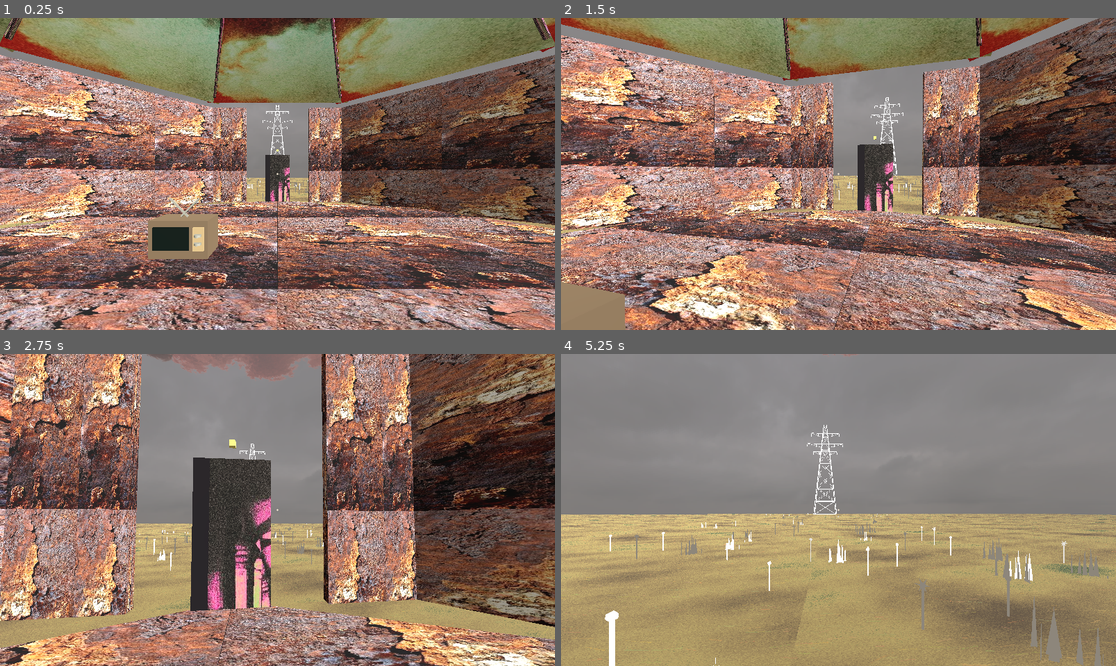
Above: before the commit, frames 1-4 (two rows, left to right).
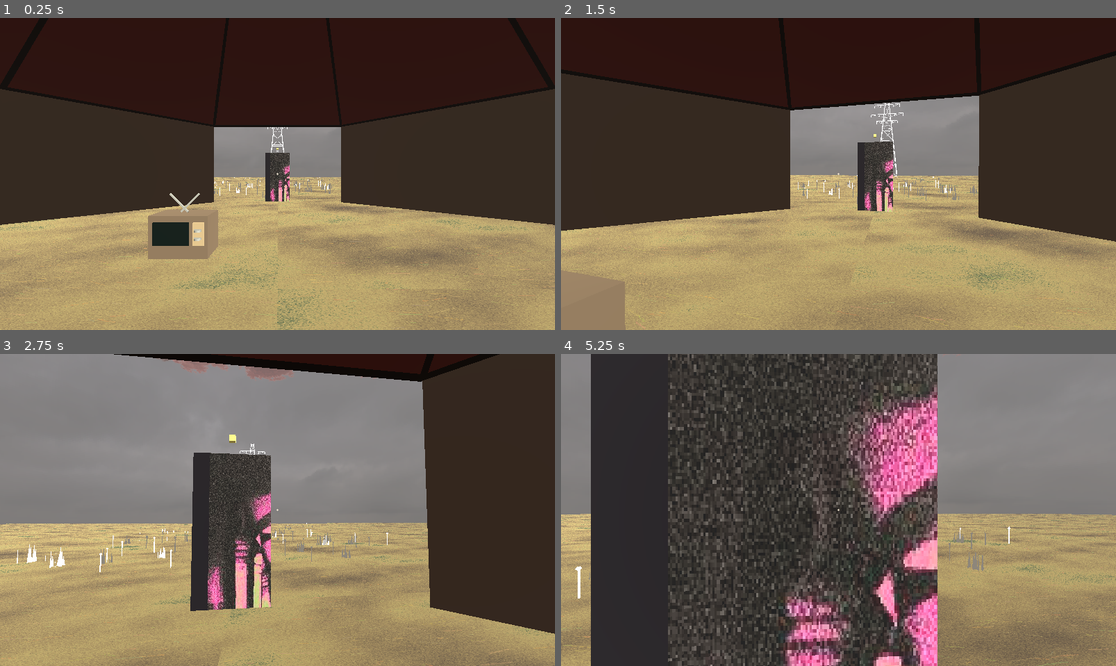
Above: after the commit, the same moments.

Repository: shalinivan9669/retro_journal_proto
Game: Godot game, scene res://scenes/Main.tscn
The game is run twice, just before and just after one commit, with the same random seed, the same clock (stepped at 60 frames per second) and the same inputs.
Inputs (mouse positions are in pixels of both pictures, inside the frame that each line leads up to):
- Up to frame 1 (0.25 s): no input
- Up to frame 2 (1.5 s): tap Enter at 0.5 s; move the mouse to (866, 174) at 0.52 s; hold W from 0.53 s (still down); tap R at 0.6 s; move the mouse to (810, 174) at 1.27 s; tap E at 1.35 s
- Up to frame 3 (2.75 s): keep holding W; move the mouse to (288, 503) at 2.02 s; tap R at 2.1 s
- Up to frame 4 (5.25 s): keep holding W; move the mouse to (832, 516) at 2.77 s; tap E at 2.85, 4.35 s; move the mouse to (877, 513) at 3.52 s; tap R at 3.6, 5.1 s; move the mouse to (794, 506) at 4.27 s; move the mouse to (844, 510) at 5.02 s

The runs differ from the first frame. In frame 1, 88% of the frame differs, in the area x 0-100%, y 0-100%; in frame 2, 85%; in frame 3, 67%; in frame 4, 68%.

Commit message:
Add yurt model, materials and scene updates
Add a low-poly yurt asset (clean_lowpoly_yurt_with_open_shanyrak) in GLB and OBJ formats with accompanying MTL, texture (material_0.png) and Godot .import metadata. Add Godot material resources (mat_yurt_roof.tres, mat_yurt_wall.tres, mat_yurt_wood_dark.tres) and a CLEAN_YURT_REPLACEMENT doc. Update docs/START_TEXTURED_PROTOTYPE.txt and scenes/Main.tscn to integrate or reference the new asset.

Diff:
--- /dev/null
+++ b/materials/mat_yurt_roof.tres
@@ -0,0 +1,6 @@
+[gd_resource type="StandardMaterial3D" format=3]
+
+[resource]
+albedo_color = Color(0.32, 0.12, 0.1, 1)
+metallic = 0.0
+roughness = 0.94
--- /dev/null
+++ b/materials/mat_yurt_wall.tres
@@ -0,0 +1,6 @@
+[gd_resource type="StandardMaterial3D" format=3]
+
+[resource]
+albedo_color = Color(0.38, 0.31, 0.27, 1)
+metallic = 0.0
+roughness = 0.92
--- /dev/null
+++ b/materials/mat_yurt_wood_dark.tres
@@ -0,0 +1,6 @@
+[gd_resource type="StandardMaterial3D" format=3]
+
+[resource]
+albedo_color = Color(0.09, 0.055, 0.035, 1)
+metallic = 0.0
+roughness = 0.86
--- a/scenes/Main.tscn
+++ b/scenes/Main.tscn
@@ -13,6 +13,10 @@
 [ext_resource type="Material" path="res://materials/mat_memory_painting.tres" id="11_memory_mat"]
 [ext_resource type="Script" path="res://scripts/steppe_environment_builder.gd" id="12_steppe_builder"]
 [ext_resource type="Script" path="res://scripts/sky_clouds_controller.gd" id="13_cloud_controller"]
+[ext_resource type="PackedScene" path="res://assets/models/yurt/clean_lowpoly_yurt_with_open_shanyrak.glb" id="14_clean_yurt"]
+[ext_resource type="Material" path="res://materials/mat_yurt_wall.tres" id="15_yurt_wall"]
+[ext_resource type="Material" path="res://materials/mat_yurt_roof.tres" id="16_yurt_roof"]
+[ext_resource type="Material" path="res://materials/mat_yurt_wood_dark.tres" id="17_yurt_wood"]
 
 [sub_resource type="Environment" id="Environment_room"]
 background_mode = 1
@@ -67,6 +71,18 @@
 [sub_resource type="BoxMesh" id="BoxMesh_memory_painting"]
 size = Vector3(3.4, 2.8, 0.06)
 
+[sub_resource type="BoxShape3D" id="BoxShape3D_yurt_floor_collision"]
+size = Vector3(20, 0.08, 20)
+
+[sub_resource type="BoxShape3D" id="BoxShape3D_yurt_wall_collision"]
+size = Vector3(7.75, 4.7, 0.34)
+
+[sub_resource type="BoxShape3D" id="BoxShape3D_yurt_entrance_side_collision"]
+size = Vector3(1.95, 4.7, 0.34)
+
+[sub_resource type="BoxShape3D" id="BoxShape3D_yurt_entrance_top_collision"]
+size = Vector3(4.4, 1.6, 0.34)
+
 [node name="Main" type="Node3D"]
 
 [node name="WorldEnvironment" type="WorldEnvironment" parent="."]
@@ -89,8 +105,211 @@
 cloud_dark_path = NodePath("../SteppeEnvironment/CloudLayerDarkAshRed")
 cloud_rose_path = NodePath("../SteppeEnvironment/CloudLayerRoseAshRed")
 
-[node name="Room" type="Node3D" parent="."]
-script = ExtResource("9_yurt_builder")
+[node name="OldBrokenYurt_Disabled" type="Node3D" parent="."]
+visible = false
+
+[node name="CleanYurt" parent="." instance=ExtResource("14_clean_yurt")]
+transform = Transform3D(-1, 0, -0.0000000874228, 0, 1, 0, 0.0000000874228, 0, -1, 0, 0, 0)
+
+[node name="YurtOctagonFloor" parent="CleanYurt/world" index="0"]
+surface_material_override/0 = ExtResource("15_yurt_wall")
+
+[node name="YurtWall_Entrance_LeftJamb" parent="CleanYurt/world" index="1"]
+surface_material_override/0 = ExtResource("15_yurt_wall")
+
+[node name="YurtWall_Entrance_RightJamb" parent="CleanYurt/world" index="2"]
+surface_material_override/0 = ExtResource("15_yurt_wall")
+
+[node name="YurtWall_Entrance_TopLintel" parent="CleanYurt/world" index="3"]
+surface_material_override/0 = ExtResource("15_yurt_wall")
+
+[node name="YurtWall_01" parent="CleanYurt/world" index="4"]
+surface_material_override/0 = ExtResource("15_yurt_wall")
+
+[node name="YurtWall_02" parent="CleanYurt/world" index="5"]
+surface_material_override/0 = ExtResource("15_yurt_wall")
+
+[node name="YurtWall_03" parent="CleanYurt/world" index="6"]
+surface_material_override/0 = ExtResource("15_yurt_wall")
+
+[node name="YurtWall_04" parent="CleanYurt/world" index="7"]
+surface_material_override/0 = ExtResource("15_yurt_wall")
+
+[node name="YurtWall_05" parent="CleanYurt/world" index="8"]
+surface_material_override/0 = ExtResource("15_yurt_wall")
+
+[node name="YurtWall_06" parent="CleanYurt/world" index="9"]
+surface_material_override/0 = ExtResource("15_yurt_wall")
+
+[node name="YurtWall_07" parent="CleanYurt/world" index="10"]
+surface_material_override/0 = ExtResource("15_yurt_wall")
+
+[node name="YurtRoofSegment_00" parent="CleanYurt/world" index="11"]
+surface_material_override/0 = ExtResource("16_yurt_roof")
+
+[node name="YurtRoofSegment_01" parent="CleanYurt/world" index="12"]
+surface_material_override/0 = ExtResource("16_yurt_roof")
+
+[node name="YurtRoofSegment_02" parent="CleanYurt/world" index="13"]
+surface_material_override/0 = ExtResource("16_yurt_roof")
+
+[node name="YurtRoofSegment_03" parent="CleanYurt/world" index="14"]
+surface_material_override/0 = ExtResource("16_yurt_roof")
+
+[node name="YurtRoofSegment_04" parent="CleanYurt/world" index="15"]
+surface_material_override/0 = ExtResource("16_yurt_roof")
+
+[node name="YurtRoofSegment_05" parent="CleanYurt/world" index="16"]
+surface_material_override/0 = ExtResource("16_yurt_roof")
+
+[node name="YurtRoofSegment_06" parent="CleanYurt/world" index="17"]
+surface_material_override/0 = ExtResource("16_yurt_roof")
+
+[node name="YurtRoofSegment_07" parent="CleanYurt/world" index="18"]
+surface_material_override/0 = ExtResource("16_yurt_roof")
+
+[node name="LargeOpenShanyrakRing" parent="CleanYurt/world" index="19"]
+surface_material_override/0 = ExtResource("17_yurt_wood")
+
+[node name="RoofRadialBeam_00" parent="CleanYurt/world" index="20"]
+surface_material_override/0 = ExtResource("17_yurt_wood")
+
+[node name="RoofRadialBeam_01" parent="CleanYurt/world" index="21"]
+surface_material_override/0 = ExtResource("17_yurt_wood")
+
+[node name="RoofRadialBeam_02" parent="CleanYurt/world" index="22"]
+surface_material_override/0 = ExtResource("17_yurt_wood")
+
+[node name="RoofRadialBeam_03" parent="CleanYurt/world" index="23"]
+surface_material_override/0 = ExtResource("17_yurt_wood")
+
+[node name="RoofRadialBeam_04" parent="CleanYurt/world" index="24"]
+surface_material_override/0 = ExtResource("17_yurt_wood")
+
+[node name="RoofRadialBeam_05" parent="CleanYurt/world" index="25"]
+surface_material_override/0 = ExtResource("17_yurt_wood")
+
+[node name="RoofRadialBeam_06" parent="CleanYurt/world" index="26"]
+surface_material_override/0 = ExtResource("17_yurt_wood")
+
+[node name="RoofRadialBeam_07" parent="CleanYurt/world" index="27"]
+surface_material_override/0 = ExtResource("17_yurt_wood")
+
+[node name="ShanyrakCrossbar_00" parent="CleanYurt/world" index="28"]
+surface_material_override/0 = ExtResource("17_yurt_wood")
+
+[node name="ShanyrakCrossbar_04" parent="CleanYurt/world" index="29"]
+surface_material_override/0 = ExtResource("17_yurt_wood")
+
+[node name="ShanyrakCrossbar_08" parent="CleanYurt/world" index="30"]
+surface_material_override/0 = ExtResource("17_yurt_wood")
+
+[node name="ShanyrakCrossbar_12" parent="CleanYurt/world" index="31"]
+surface_material_override/0 = ExtResource("17_yurt_wood")
+
+[node name="ShanyrakCrossbar_16" parent="CleanYurt/world" index="32"]
+surface_material_override/0 = ExtResource("17_yurt_wood")
+
+[node name="ShanyrakCrossbar_20" parent="CleanYurt/world" index="33"]
+surface_material_override/0 = ExtResource("17_yurt_wood")
+
+[node name="ShanyrakCrossbar_24" parent="CleanYurt/world" index="34"]
+surface_material_override/0 = ExtResource("17_yurt_wood")
+
+[node name="ShanyrakCrossbar_28" parent="CleanYurt/world" index="35"]
+surface_material_override/0 = ExtResource("17_yurt_wood")
+
+[node name="TopWallBelt_00" parent="CleanYurt/world" index="36"]
+surface_material_override/0 = ExtResource("17_yurt_wood")
+
+[node name="TopWallBelt_01" parent="CleanYurt/world" index="37"]
+surface_material_override/0 = ExtResource("17_yurt_wood")
+
+[node name="TopWallBelt_02" parent="CleanYurt/world" index="38"]
+surface_material_override/0 = ExtResource("17_yurt_wood")
+
+[node name="TopWallBelt_03" parent="CleanYurt/world" index="39"]
+surface_material_override/0 = ExtResource("17_yurt_wood")
+
+[node name="TopWallBelt_04" parent="CleanYurt/world" index="40"]
+surface_material_override/0 = ExtResource("17_yurt_wood")
+
+[node name="TopWallBelt_05" parent="CleanYurt/world" index="41"]
+surface_material_override/0 = ExtResource("17_yurt_wood")
+
+[node name="TopWallBelt_06" parent="CleanYurt/world" index="42"]
+surface_material_override/0 = ExtResource("17_yurt_wood")
+
+[node name="TopWallBelt_07" parent="CleanYurt/world" index="43"]
+surface_material_override/0 = ExtResource("17_yurt_wood")
+
+[node name="YurtCollision" type="Node3D" parent="."]
+
+[node name="YurtFloorCollision" type="StaticBody3D" parent="YurtCollision"]
+
+[node name="CollisionShape3D" type="CollisionShape3D" parent="YurtCollision/YurtFloorCollision"]
+transform = Transform3D(1, 0, 0, 0, 1, 0, 0, 0, 1, 0, -0.04, 0)
+shape = SubResource("BoxShape3D_yurt_floor_collision")
+
+[node name="YurtWallCollision_01" type="StaticBody3D" parent="YurtCollision"]
+transform = Transform3D(1, 0, 0, 0, 1, 0, 0, 0, 1, 0, 2.35, 9.24)
+
+[node name="CollisionShape3D" type="CollisionShape3D" parent="YurtCollision/YurtWallCollision_01"]
+shape = SubResource("BoxShape3D_yurt_wall_collision")
+
+[node name="YurtWallCollision_02" type="StaticBody3D" parent="YurtCollision"]
+transform = Transform3D(0.707107, 0, -0.707107, 0, 1, 0, 0.707107, 0, 0.707107, -6.53, 2.35, 6.53)
+
+[node name="CollisionShape3D" type="CollisionShape3D" parent="YurtCollision/YurtWallCollision_02"]
+shape = SubResource("BoxShape3D_yurt_wall_collision")
+
+[node name="YurtWallCollision_03" type="StaticBody3D" parent="YurtCollision"]
+transform = Transform3D(0, 0, -1, 0, 1, 0, 1, 0, 0, -9.24, 2.35, 0)
+
+[node name="CollisionShape3D" type="CollisionShape3D" parent="YurtCollision/YurtWallCollision_03"]
+shape = SubResource("BoxShape3D_yurt_wall_collision")
+
+[node name="YurtWallCollision_04" type="StaticBody3D" parent="YurtCollision"]
+transform = Transform3D(-0.707107, 0, -0.707107, 0, 1, 0, 0.707107, 0, -0.707107, -6.53, 2.35, -6.53)
+
+[node name="CollisionShape3D" type="CollisionShape3D" parent="YurtCollision/YurtWallCollision_04"]
+shape = SubResource("BoxShape3D_yurt_wall_collision")
+
+[node name="YurtWallCollision_05" type="StaticBody3D" parent="YurtCollision"]
+transform = Transform3D(-1, 0, -0.0000000874228, 0, 1, 0, 0.0000000874228, 0, -1, 0, 2.35, -9.24)
+
+[node name="CollisionShape3D" type="CollisionShape3D" parent="YurtCollision/YurtWallCollision_05"]
+shape = SubResource("BoxShape3D_yurt_wall_collision")
+
+[node name="YurtWallCollision_06" type="StaticBody3D" parent="YurtCollision"]
+transform = Transform3D(-0.707107, 0, 0.707107, 0, 1, 0, -0.707107, 0, -0.707107, 6.53, 2.35, -6.53)
+
+[node name="CollisionShape3D" type="CollisionShape3D" parent="YurtCollision/YurtWallCollision_06"]
+shape = SubResource("BoxShape3D_yurt_wall_collision")
+
+[node name="YurtWallCollision_07" type="StaticBody3D" parent="YurtCollision"]
+transform = Transform3D(0, 0, 1, 0, 1, 0, -1, 0, 0, 9.24, 2.35, 0)
+
+[node name="CollisionShape3D" type="CollisionShape3D" parent="YurtCollision/YurtWallCollision_07"]
+shape = SubResource("BoxShape3D_yurt_wall_collision")
+
+[node name="YurtEntrance_LeftCollision" type="StaticBody3D" parent="YurtCollision"]
+transform = Transform3D(-1, 0, -0.0000000874228, 0, 1, 0, 0.0000000874228, 0, -1, -3.18, 2.35, -9.24)
+
+[node name="CollisionShape3D" type="CollisionShape3D" parent="YurtCollision/YurtEntrance_LeftCollision"]
+shape = SubResource("BoxShape3D_yurt_entrance_side_collision")
+
+[node name="YurtEntrance_RightCollision" type="StaticBody3D" parent="YurtCollision"]
+transform = Transform3D(-1, 0, -0.0000000874228, 0, 1, 0, 0.0000000874228, 0, -1, 3.18, 2.35, -9.24)
+
+[node name="CollisionShape3D" type="CollisionShape3D" parent="YurtCollision/YurtEntrance_RightCollision"]
+shape = SubResource("BoxShape3D_yurt_entrance_side_collision")
+
+[node name="YurtEntrance_TopCollision" type="StaticBody3D" parent="YurtCollision"]
+transform = Transform3D(-1, 0, -0.0000000874228, 0, 1, 0, 0.0000000874228, 0, -1, 0, 3.8, -9.24)
+
+[node name="CollisionShape3D" type="CollisionShape3D" parent="YurtCollision/YurtEntrance_TopCollision"]
+shape = SubResource("BoxShape3D_yurt_entrance_top_collision")
 
 [node name="InteractableTV" parent="." instance=ExtResource("2_tv")]
 transform = Transform3D(1, 0, 0, 0, 1, 0, 0, 0, 1, -2.0, 0, -1.2)
@@ -137,3 +356,5 @@
 [node name="DialogueUI" parent="." instance=ExtResource("4_dialogue")]
 
 [node name="CubeMemoryCutsceneUI" parent="." instance=ExtResource("10_cutscene_ui")]
+
+[editable path="CleanYurt"]
Binary file added: assets/models/yurt/clean_lowpoly_yurt_with_open_shanyrak.glb
Not shown, added: assets/models/yurt/clean_lowpoly_yurt_with_open_shanyrak.glb.import
Not shown, added: assets/models/yurt/clean_lowpoly_yurt_with_open_shanyrak.obj
Not shown, added: assets/models/yurt/clean_lowpoly_yurt_with_open_shanyrak.obj.import
Not shown, added: assets/models/yurt/material.mtl
Binary file added: assets/models/yurt/material_0.png
Not shown, added: assets/models/yurt/material_0.png.import
Not shown, added: docs/CLEAN_YURT_REPLACEMENT.txt
Not shown, changed: docs/START_TEXTURED_PROTOTYPE.txt
Not shown: 1 places in scenes/Main.tscn that only renumber resources
